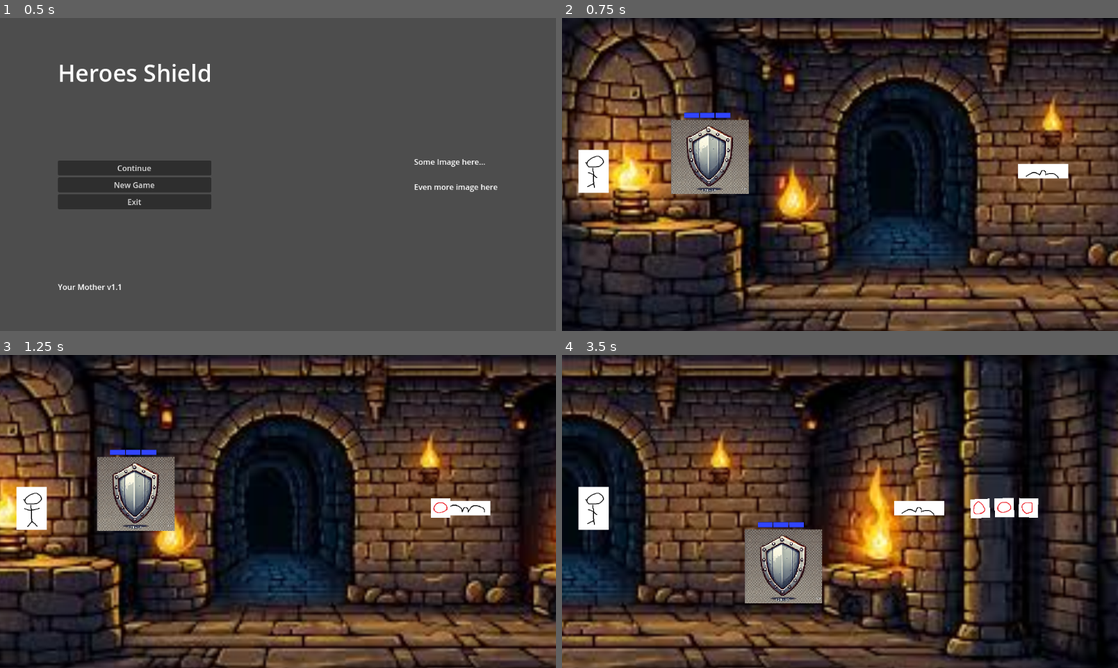
Above: before the commit, frames 1-4 (two rows, left to right).
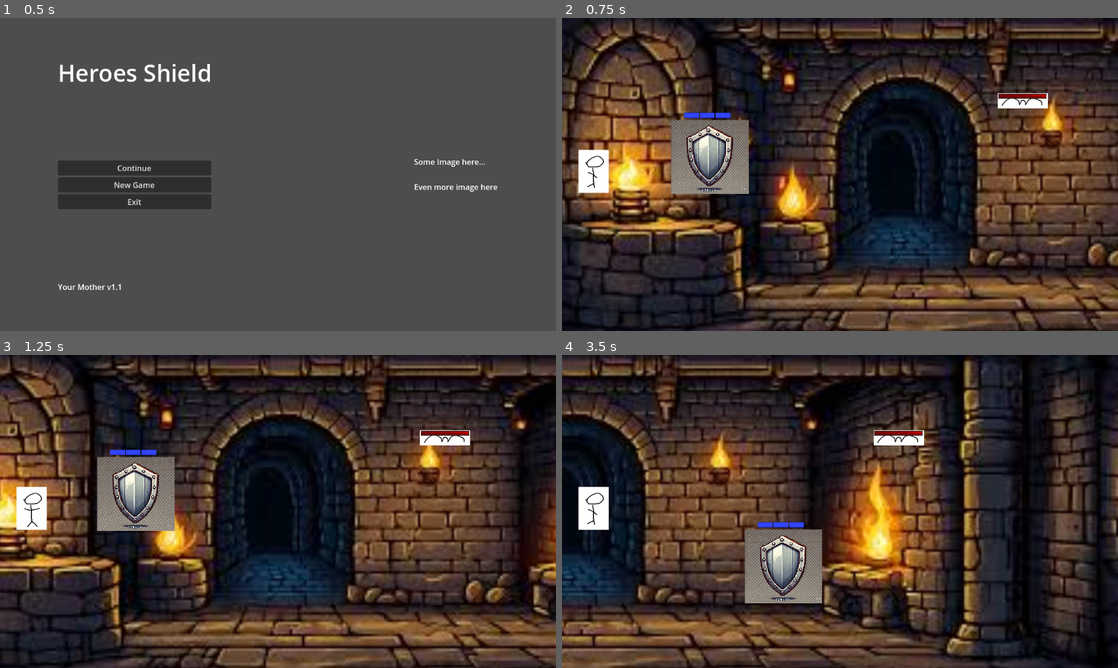
Above: after the commit, the same moments.

Repository: Cookie-Tin-Studios/Heroes-Shield
Game: Godot game, scene res://scenes/menu/main_menu.tscn
Two runs of this game, one before a commit and one after it. Both use one fixed random seed, a clock stepped at 60 frames per second and the inputs below.
Inputs (mouse positions are in pixels of both pictures, inside the frame that each line leads up to):
- Up to frame 1 (0.5 s): no input
- Up to frame 2 (0.75 s): click "New Game" at 0.5 s
- Up to frame 3 (1.25 s): no input
- Up to frame 4 (3.5 s): move the mouse to (962, 495) at 1.27 s; hold Right (ui_right) 1.28-2.03 s; click (962, 495) at 1.35 s; move the mouse to (728, 527) at 2.02 s; hold Down (ui_down) 2.03-2.78 s; click (728, 527) at 2.1 s; move the mouse to (895, 442) at 2.77 s; hold Right (ui_right) from 2.78 s (still down); click (895, 442) at 2.85 s

Frame 1 is identical in both runs. In frame 2, 0.9% of the frame differs, in the area x 78-92%, y 24-52%; in frame 3, 1.0%; in frame 4, 1.5%, in the area x 56-86%, y 24-53%.

Commit message:
checkpointing
health bar works,
it follow
but broke project

Diff:
--- a/scenes/main.tscn
+++ b/scenes/main.tscn
@@ -38,6 +38,5 @@
 [node name="Shield" parent="." instance=ExtResource("2_w3671")]
 position = Vector2(629, 578)
 
-[node name="MobBat" parent="." node_paths=PackedStringArray("target") instance=ExtResource("4_q6ttw")]
-position = Vector2(2013, 637)
-target = NodePath("../Idiot_hero")
+[node name="Mob_base" parent="." instance=ExtResource("4_q6ttw")]
+position = Vector2(1925, 308)
--- a/scenes/mob_base.tscn
+++ b/scenes/mob_base.tscn
@@ -1,7 +1,20 @@
-[gd_scene load_steps=2 format=3 uid="uid://ca3rytbyuxw8h"]
+[gd_scene load_steps=5 format=3 uid="uid://ca3rytbyuxw8h"]
 
-[ext_resource type="Script" path="res://scripts/mobs/mob_base/mob_base.gd" id="1_cnjmn"]
+[ext_resource type="Script" path="res://scripts/mobs/mob_base.gd" id="1_cnjmn"]
+[ext_resource type="Texture2D" uid="uid://bbxw5ybkf8ef3" path="res://assets/sprites/ui/mob/Mob-hp-Bar-Background.png" id="2_nduw7"]
+[ext_resource type="Texture2D" uid="uid://cgj2hec5pfg0b" path="res://assets/sprites/ui/mob/Mob-hp-bar-frame.png" id="3_1s37u"]
+[ext_resource type="Texture2D" uid="uid://citrdsgy3anye" path="res://assets/sprites/ui/mob/mob-hp-bar.png" id="4_kt7gr"]
 
 [node name="Mob_base" type="RigidBody2D"]
 gravity_scale = 0.0
 script = ExtResource("1_cnjmn")
+
+[node name="Node2D" type="Node2D" parent="."]
+
+[node name="TextureProgressBar" type="TextureProgressBar" parent="Node2D"]
+offset_right = 40.0
+offset_bottom = 40.0
+value = 69.0
+texture_under = ExtResource("2_nduw7")
+texture_over = ExtResource("3_1s37u")
+texture_progress = ExtResource("4_kt7gr")
--- a/scenes/mob_bat.tscn
+++ b/scenes/mob_bat.tscn
@@ -1,39 +1,48 @@
-[gd_scene load_steps=7 format=3 uid="uid://d3qggqh0seri8"]
+[gd_scene load_steps=8 format=3 uid="uid://cagf0iwwh4c62"]
 
 [ext_resource type="Script" path="res://scripts/mobs/mob_bat.gd" id="1_5ymdd"]
+[ext_resource type="PackedScene" uid="uid://ca3rytbyuxw8h" path="res://scenes/mob_base.tscn" id="1_dlxn0"]
 [ext_resource type="PackedScene" uid="uid://dmxf6gcphgjg5" path="res://scenes/projectile.tscn" id="2_3rjrx"]
-[ext_resource type="Texture2D" uid="uid://bn7cuqlpvwfru" path="res://assets/sprites/placeholder_bat_flap_1.png" id="2_ei3x0"]
-[ext_resource type="Texture2D" uid="uid://be6apdufjv4cr" path="res://assets/sprites/placeholder_bat_flap_2.png" id="3_l05oc"]
+[ext_resource type="Texture2D" uid="uid://bn7cuqlpvwfru" path="res://assets/sprites/placeholder_bat_flap_1.png" id="2_kvs0a"]
+[ext_resource type="Texture2D" uid="uid://be6apdufjv4cr" path="res://assets/sprites/placeholder_bat_flap_2.png" id="3_60812"]
 
-[sub_resource type="SpriteFrames" id="SpriteFrames_fr1iu"]
+[sub_resource type="SpriteFrames" id="SpriteFrames_lquxh"]
 animations = [{
 "frames": [{
 "duration": 1.0,
-"texture": ExtResource("2_ei3x0")
+"texture": ExtResource("2_kvs0a")
 }, {
 "duration": 1.0,
-"texture": ExtResource("3_l05oc")
+"texture": ExtResource("3_60812")
 }],
 "loop": true,
 "name": &"default",
 "speed": 5.0
 }]
 
-[sub_resource type="RectangleShape2D" id="RectangleShape2D_iu6nk"]
-size = Vector2(173, 40)
+[sub_resource type="RectangleShape2D" id="RectangleShape2D_7xpap"]
+size = Vector2(204, 58)
 
-[node name="MobBat" type="RigidBody2D"]
-collision_layer = 2
-collision_mask = 2
-gravity_scale = 0.0
+[node name="Mob_bat" instance=ExtResource("1_dlxn0")]
+position = Vector2(-1, -37)
 script = ExtResource("1_5ymdd")
 projectile_scene = ExtResource("2_3rjrx")
+shooting_speed = 500.0
+health_bar_offset = Vector2(0, -20)
+health_bar_follow_collision = true
 
-[node name="AnimatedSprite2DBat" type="AnimatedSprite2D" parent="."]
-scale = Vector2(1, 1.00787)
-sprite_frames = SubResource("SpriteFrames_fr1iu")
-autoplay = "default"
-frame_progress = 0.86501
+[node name="AnimatedSprite2D" type="AnimatedSprite2D" parent="." index="0"]
+position = Vector2(4, 38.5)
+sprite_frames = SubResource("SpriteFrames_lquxh")
 
-[node name="CollisionShape2DBat" type="CollisionShape2D" parent="."]
-shape = SubResource("RectangleShape2D_iu6nk")
+[node name="CollisionShape2D" type="CollisionShape2D" parent="." index="1"]
+position = Vector2(0, 38.5)
+shape = SubResource("RectangleShape2D_7xpap")
+
+[node name="TextureProgressBar" parent="Node2D" index="0"]
+offset_left = -97.0
+offset_top = -10.0
+offset_right = 103.0
+offset_bottom = 20.0
+value = 100.0
+metadata/_edit_use_anchors_ = true
--- /dev/null
+++ b/scripts/mobs/mob_base.gd
@@ -0,0 +1,38 @@
+extends RigidBody2D
+
+@export var max_health: float = 100
+var health: float = max_health
+
+@export var movement_speed: float = -100.0
+
+func _ready() -> void:
+	# Initialize the health bar
+	if $Node2D/TextureProgressBar:
+		$Node2D/TextureProgressBar.max_value = max_health
+		$Node2D/TextureProgressBar.value = health
+
+func take_damage(amount: float) -> void:
+	health = max(health - amount, 0)  # Ensure health doesn't go below 0
+	update_health_bar()
+
+	if health <= 0:
+		die()
+
+func update_health_bar() -> void:
+	if $Node2D/TextureProgressBar:
+		$Node2D/TextureProgressBar.value = health
+	else:
+		print("Health bar not found!")
+
+func die() -> void:
+	print("Mob has died!")
+	queue_free()
+
+func _physics_process(delta: float) -> void:
+	# Move the mob
+	position.x += movement_speed * delta
+
+	# Lock the health bar position to the collision box
+	if $Node2D and $CollisionShape2D:
+		var collision_pos = $CollisionShape2D.position
+		$Node2D.position = collision_pos + Vector2(0, 0)  # Adjust offset as needed
--- a/scripts/mobs/mob_base/mob_base.gd
+++ /dev/null
@@ -1,13 +0,0 @@
-extends RigidBody2D
-
-@export var mob_health: float = 100 # mob possible health
-var health: float = mob_health # Initial health is max
-
-# Called when the node enters the scene tree for the first time.
-func _ready() -> void:
-	pass # Replace with function body.
-
-
-# Called every frame. 'delta' is the elapsed time since the previous frame.
-func _process(delta: float) -> void:
-	pass
--- a/scripts/mobs/mob_bat.gd
+++ b/scripts/mobs/mob_bat.gd
@@ -1,63 +1,59 @@
-extends RigidBody2D
+extends "res://scripts/mobs/mob_base.gd"
 
-@onready var global_tick = get_node("/root/Tick")
-@export var projectile_scene: PackedScene
-@export var shooting_speed: float = 500.0
-@export var target: CharacterBody2D
+@onready var global_tick = get_node("/root/Tick")  # Timer or global tick for periodic shooting
+
+@export var projectile_scene: PackedScene  # Scene for the projectile
+@export var shooting_speed: float = 500.0  # Speed of the projectile
+@export var target: CharacterBody2D        # Target for the projectile (e.g., player)
+
+@export var health_bar_offset: Vector2 = Vector2(0, -20)  # Offset for health bar relative to collision box
+@export var health_bar_follow_collision: bool = true      # Whether the health bar follows the collision box
+
+func _ready() -> void:
+
+	# Connect global tick to projectile shooting
+	global_tick.timeout.connect(_on_tick)
+
+	# Call parent class's _ready()
+	super._ready()
+
+func _on_tick() -> void:
+	# Shoot a projectile on each tick
+	shoot_projectile()
 
 func shoot_projectile() -> void:
-	# If there is no target, don't shoot anything.
 	if not target:
+		print("Error: Missing target or projectile scene!")
 		return
-	# If there is a target, proceed with the rest of the function.
 
-	# Take the Projectile scene and bring it into
+	# Instantiate the projectile scene
 	var projectile = projectile_scene.instantiate()
 
-	# Give the projectile the inital position (same as bat)
+	# Set the projectile's initial position to the bat's position
 	projectile.global_position = global_position
 
-	# Make projectile target NPC Hero
+	# Calculate direction toward the target
 	var direction = (target.global_position - global_position).normalized()
 
-
-	# Assign velocity to projectile
+	# Assign velocity to the projectile
 	if projectile is RigidBody2D:
 		projectile.linear_velocity = direction * shooting_speed
 
-	# Add projectile to scene.
+	# Add projectile to the current scene
 	get_tree().get_current_scene().add_child(projectile)
-
-
-
-func _on_tick():
-	shoot_projectile()
-
-# Called when the node enters the scene tree for the first time.
-func _ready() -> void:
-	global_tick.timeout.connect(_on_tick)
-
-# Not required, we're using physics process instead.
-## Called every frame. 'delta' is the elapsed time since the previous frame.
-#func _process(delta: float) -> void:
-	#pass
-
-@export var movement_speed: float = -100.0
+	print("Projectile shot at target!")
 
 func _physics_process(delta: float) -> void:
-	# Move the NPC to the right at 'speed' pixels per second
-	position.x += movement_speed * delta
+	# Call the parent class's movement logic
+	super._physics_process(delta)
 
-# Collision detection logic.
-# Only handles collisions with the idiot. Will need to be updated later to handle sheild collision.
+	# Lock health bar position to collision box if enabled
+	if health_bar_follow_collision and $CollisionShape2D and $Node2D:
+		var collision_pos = $CollisionShape2D.position
+		$Node2D.position = collision_pos + health_bar_offset
+
 func _on_body_entered(body: Node) -> void:
-	if body is CharacterBody2D:
-		# Both the sheild and the idiot are CharachterBody2D.
-		# This makes it so the game over only happens for idiot hits.
-		if body.name == "Idiot_hero":
-			# Game over. Just goes to the main menu for now.
-			get_tree().change_scene_to_file("res://scenes/menu/game_over.tscn")
-			# queue_free would remove the projectile if needed.
-			# I don't THINK we need this, since a hit is instant death. But if we
-			# decided against that later maybe with a powerup or something, it's here lol.
-			#queue_free()
+	# Handle collision with the player
+	if body is CharacterBody2D and body.name == "Idiot_hero":
+		print("Collision detected with player. Game over!")
+		get_tree().change_scene_to_file("res://scenes/menu/game_over.tscn")
Binary file added: assets/sprites/ui/mob/Mob-hp-Bar-Background.png
Not shown, added: assets/sprites/ui/mob/Mob-hp-Bar-Background.png.import
Binary file added: assets/sprites/ui/mob/Mob-hp-bar-frame.png
Not shown, added: assets/sprites/ui/mob/Mob-hp-bar-frame.png.import
Binary file added: assets/sprites/ui/mob/mob-hp-bar.png
Not shown, added: assets/sprites/ui/mob/mob-hp-bar.png.import
Not shown: 1 places in scenes/main.tscn that only renumber resources
